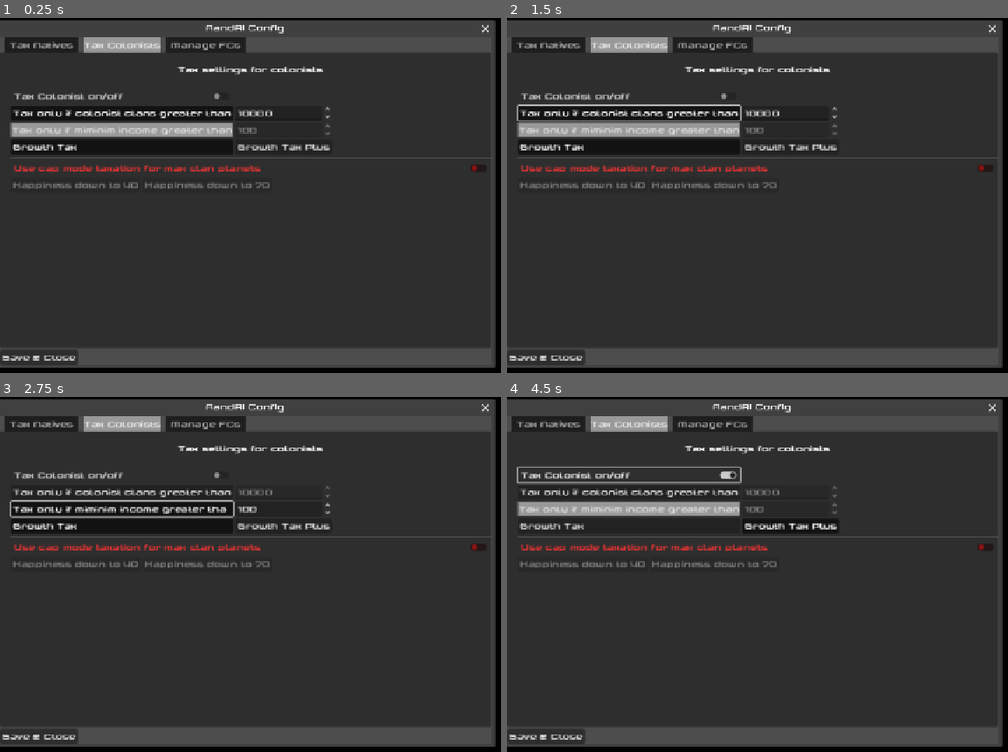
Above: before the commit, frames 1-4 (two rows, left to right).
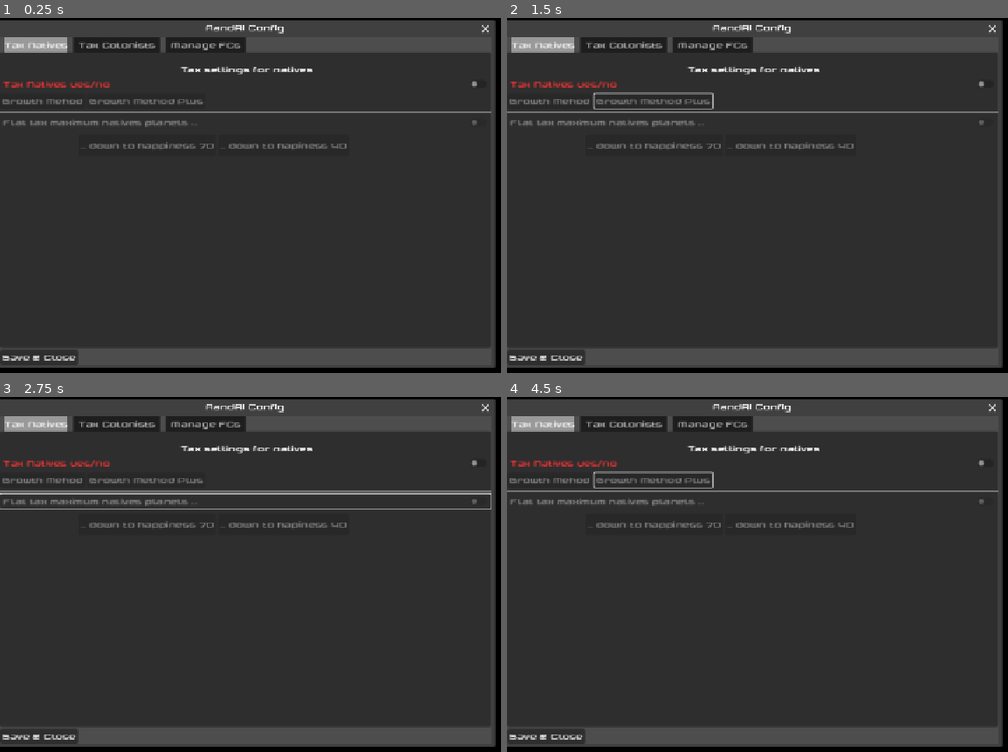
Above: after the commit, the same moments.

Repository: Kecupo/PMS-Planets.nu
Game: Godot game, scene res://Scenes/ConfigPopup.tscn
Two runs of this game, one before a commit and one after it. Both use one fixed random seed, a clock stepped at 60 frames per second and the inputs below. This scene is started directly instead of the project's main scene.
Inputs (mouse positions are in pixels of both pictures, inside the frame that each line leads up to):
- Up to frame 1 (0.25 s): no input
- Up to frame 2 (1.5 s): click (627, 96) at 0.5 s, where only the run before the commit has a clickable "Tax Colonist on/off"; click (627, 113) at 1.25 s, where only the run before the commit has a clickable "Tax only if colonist clans gr…"
- Up to frame 3 (2.75 s): click (120, 510) at 2 s, where only the run before the commit has a clickable "Tax only if miminim income gr…"
- Up to frame 4 (4.5 s): click (627, 524) at 2.75 s, where only the run before the commit has a clickable "Growth Tax"; click (792, 524) at 3.5 s, where only the run before the commit has a clickable "Growth Tax Plus"; click (627, 475) at 4.25 s, where only the run before the commit has a clickable "Tax Colonist on/off"

The runs differ from the first frame. In frame 1, 8.4% of the frame differs, in the area x 0-99%, y 5-49%; in frame 2, 9.0%; in frame 3, 8.0%; in frame 4, 7.9%.

Commit message:
Rot Grün

Diff:
--- a/Scenes/ConfigPopup.tscn
+++ b/Scenes/ConfigPopup.tscn
@@ -1,10 +1,9 @@
-[gd_scene load_steps=18 format=3 uid="uid://bsu1td676iiwc"]
+[gd_scene load_steps=17 format=3 uid="uid://bsu1td676iiwc"]
 
 [ext_resource type="Script" uid="uid://c1n0eqjwfpf33" path="res://Scenes/config_popup.gd" id="1_kx6hq"]
 [ext_resource type="ButtonGroup" uid="uid://bhkfvknhr47us" path="res://Scenes/BG_ColTaxMethod.tres" id="2_0issk"]
 [ext_resource type="ButtonGroup" uid="uid://bht4hv716fus7" path="res://Scenes/RB_Col_tax.tres" id="2_cq0wd"]
 [ext_resource type="ButtonGroup" uid="uid://x6d68ollrcar" path="res://Scenes/BG_ColCapTarget.tres" id="3_cq0wd"]
-[ext_resource type="Theme" uid="uid://bxd4w007q566o" path="res://Scenes/TabTheme.tres" id="4_22vw3"]
 
 [sub_resource type="Theme" id="Theme_kx6hq"]
 
@@ -81,10 +80,9 @@
 theme_override_styles/tabbar_background = SubResource("StyleBoxTexture_kx6hq")
 theme_override_styles/tab_hovered = SubResource("StyleBoxFlat_4bn5k")
 theme_override_styles/tab_selected = SubResource("StyleBoxFlat_0issk")
-current_tab = 1
+current_tab = 0
 
 [node name="Tax Natives" type="VBoxContainer" parent="RootVBox/Tabs"]
-visible = false
 layout_mode = 2
 theme = SubResource("Theme_joxi8")
 metadata/_tab_index = 0
@@ -119,6 +117,7 @@
 [node name="ChkNatCapEnabled" type="CheckButton" parent="RootVBox/Tabs/Tax Natives"]
 unique_name_in_owner = true
 layout_mode = 2
+button_pressed = true
 text = "Flat tax maximum natives planets ..."
 
 [node name="HBoxContainer" type="HBoxContainer" parent="RootVBox/Tabs/Tax Natives/ChkNatCapEnabled"]
@@ -139,6 +138,7 @@
 text = "... down to hapiness 40"
 
 [node name="Tax Colonists" type="VBoxContainer" parent="RootVBox/Tabs"]
+visible = false
 layout_mode = 2
 metadata/_tab_index = 1
 
@@ -225,7 +225,6 @@
 [node name="ChkColCapModeEnabled" type="CheckButton" parent="RootVBox/Tabs/Tax Colonists/MarginContainer/VBoxContainer"]
 unique_name_in_owner = true
 layout_mode = 2
-theme = ExtResource("4_22vw3")
 text = "Use cap mode taxation for max clan planets"
 
 [node name="HBoxContainer" type="HBoxContainer" parent="RootVBox/Tabs/Tax Colonists/MarginContainer/VBoxContainer"]
--- a/Scenes/config_popup.gd
+++ b/Scenes/config_popup.gd
@@ -38,11 +38,7 @@
 	_wire_native_tab()
 	# Initial pull
 	sync_from_config()
-	_update_check_color(chk_perm_case)
-	_update_check_color(chk_randomize)
-	_update_check_color(chk_nat_cap)
-	_update_check_color(chk_col_cap_mode)
-
+	_apply_config_button_themes(self)
 func open_popup() -> void:
 	# beim Öffnen immer aktuellen Spiel-Stand laden
 	if GameState.current_game_id > 0:
@@ -122,10 +118,6 @@
 	_sync_fc_tab_from_config()
 	_sync_colonist_tab_from_config()
 	_sync_native_tab_from_config()
-	_update_check_color(chk_perm_case)
-	_update_check_color(chk_randomize)
-	_update_check_color(chk_nat_cap)
-	_update_check_color(chk_col_cap_mode)
 	_syncing = false
 
 func _sync_native_tab_from_config() -> void:
@@ -358,3 +350,45 @@
 	if "col_tax_happy_target" in RandAI_Config:
 		RandAI_Config.col_tax_happy_target = target
 		RandAI_Config.mark_dirty()
+
+func _make_check_button_theme() -> Theme:
+	var th: Theme = Theme.new()
+
+	# unchecked → rot
+	th.set_color("font_color", "CheckButton", Color(0.9, 0.2, 0.2))
+	th.set_color("font_hover_color", "CheckButton", Color(1.0, 0.3, 0.3))
+
+	# checked → grün
+	th.set_color("font_pressed_color", "CheckButton", Color(0.2, 0.9, 0.2))
+	th.set_color("font_hover_pressed_color", "CheckButton", Color(0.3, 1.0, 0.3))
+	th.set_color("font_focus_color", "CheckButton", Color(0.2, 0.9, 0.2))
+
+	return th
+func _make_toggle_button_theme() -> Theme:
+	var th: Theme = Theme.new()
+
+	th.set_color("font_color", "Button", Color(0.9, 0.2, 0.2))
+	th.set_color("font_hover_color", "Button", Color(1.0, 0.3, 0.3))
+
+	th.set_color("font_pressed_color", "Button", Color(0.2, 0.9, 0.2))
+	th.set_color("font_hover_pressed_color", "Button", Color(0.3, 1.0, 0.3))
+	th.set_color("font_focus_color", "Button", Color(0.2, 0.9, 0.2))
+
+	return th
+func _apply_config_button_themes(root: Node) -> void:
+	var check_theme: Theme = _make_check_button_theme()
+	var toggle_theme: Theme = _make_toggle_button_theme()
+
+	_apply_themes_recursive(root, check_theme, toggle_theme)
+func _apply_themes_recursive(node: Node, check_theme: Theme, toggle_theme: Theme) -> void:
+
+	if node is CheckButton:
+		node.theme = check_theme
+
+	elif node is Button:
+		# Toggle-Buttons (deine Radio-Button-Ersatz-Buttons)
+		if (node as Button).toggle_mode:
+			node.theme = toggle_theme
+
+	for c in node.get_children():
+		_apply_themes_recursive(c, check_theme, toggle_theme)
